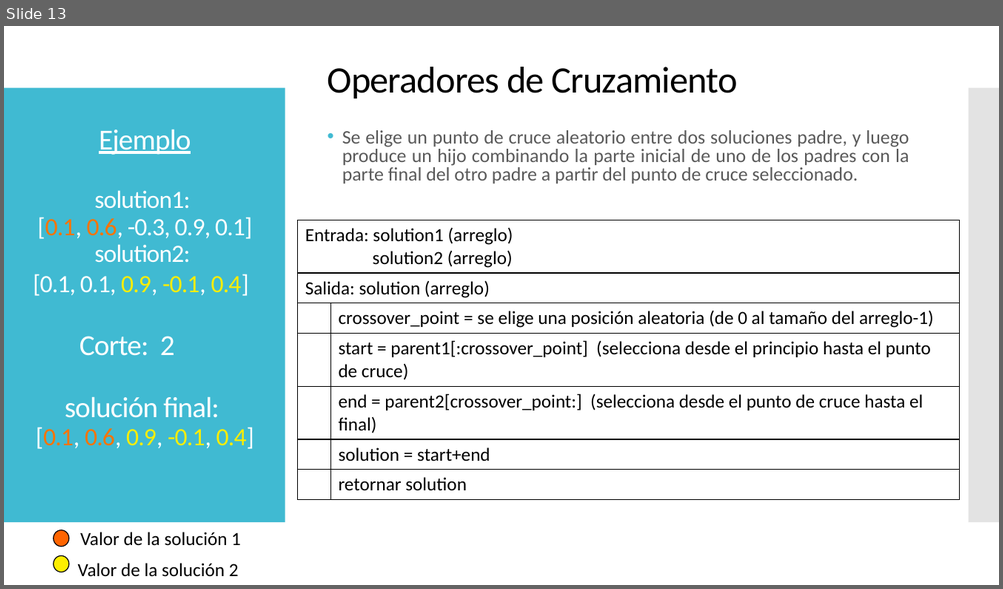
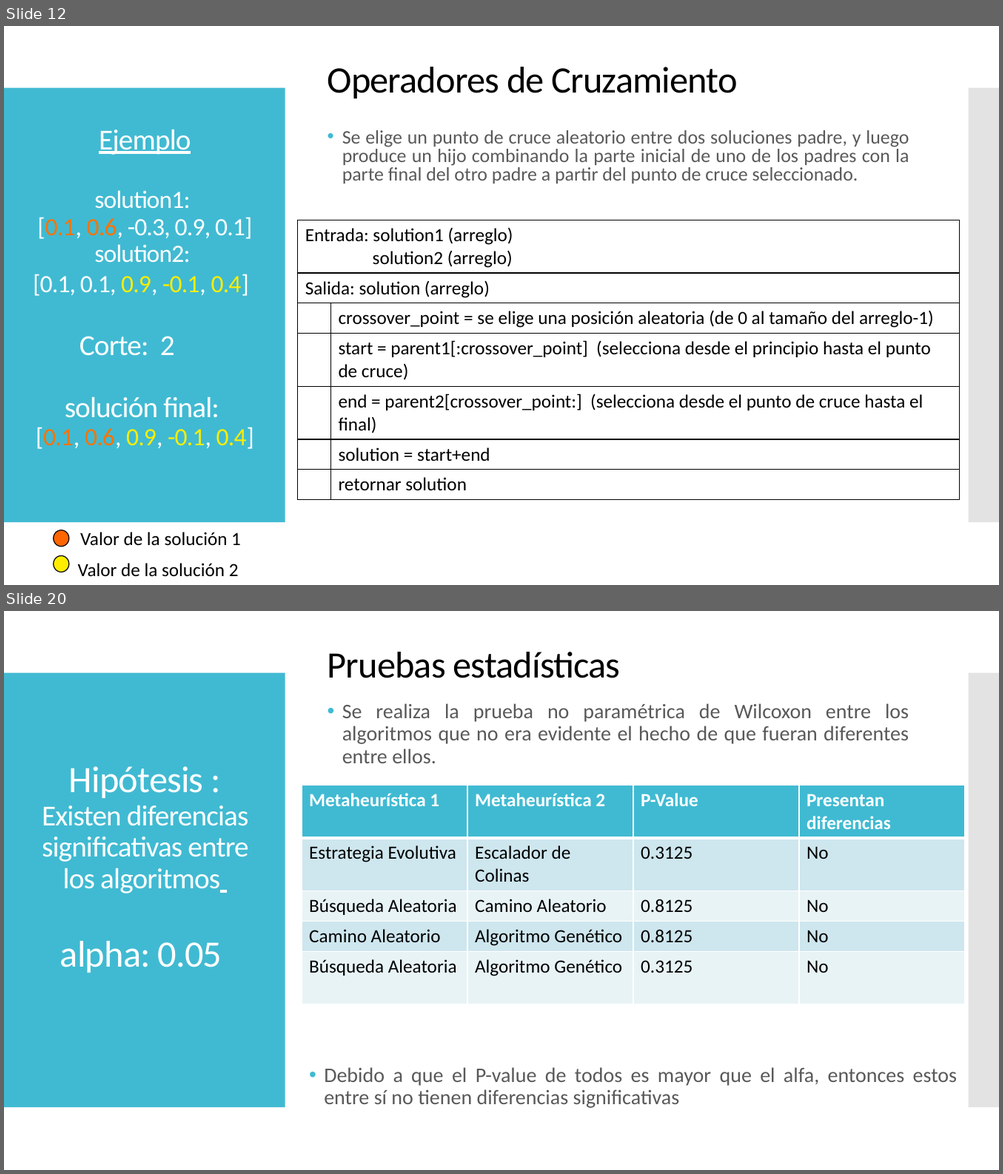
Before and after one commit to Javy011021/prediccion1, a slide deck: ppt/MH_laura_Javier_T3.pptx. Shown one above the other, each under a label of ours: slide 13 before the commit, slides 12 and 20 after it; the slides between them are not shown. The pictures are 1003x589 and 1003x1174 pixels, drawn with LibreOffice and Linux fonts; fonts in the diff are those of the drawing. Boxes give left, top, right and bottom in pixels: in the first picture for what was removed or moved away, otherwise in the second. Text is boxed around its words. In the diff, an @@ line names an element or a change of style, - is before the commit and + after.

```diff
--- a/ppt/MH_laura_Javier_T3.pptx
+++ b/ppt/MH_laura_Javier_T3.pptx
@@ slide 20 added at [4, 611, 999, 1170], background #FFFFFF; not listed: 2 template elements that a slide beside it also shows @@
@@ text added at [327, 652, 620, 678], 36 pt, text #000000 @@
+Pruebas estadísticas
@@ text added at [342, 703, 908, 763], 20 pt, text #595959 @@
+• Se realiza la prueba no paramétrica de Wilcoxon entre los algoritmos que no era evidente el hecho de que fueran diferentes entre ellos.
@@ title added at [42, 766, 249, 973], 28 pt, text #FFFFFF @@
+Hipótesis :
+Existen diferencias significativas entre los algoritmos
+alpha: 0.05
@@ table added at [301, 785, 965, 1025], 5 rows, 4 columns @@
+Metaheurística 1 | Metaheurística 2 | P-Value | Presentan diferencias
+Estrategia Evolutiva | Escalador de Colinas | 0.3125 | No
+Búsqueda Aleatoria | Camino Aleatorio | 0.8125 | No
+Camino Aleatorio | Algoritmo Genético | 0.8125 | No
+Búsqueda Aleatoria | Algoritmo Genético | 0.3125 | No
@@ text added at [324, 1068, 956, 1108], 20 pt, text #595959 @@
+• Debido a que el P-value de todos es mayor que el alfa, entonces estos entre sí no tienen diferencias significativas
@@ what was slide 13 is now slide 12 @@
```
Also in this commit, not shown: 7 slides changed, 9 other slides added, 6 slides removed, 3 other files.
